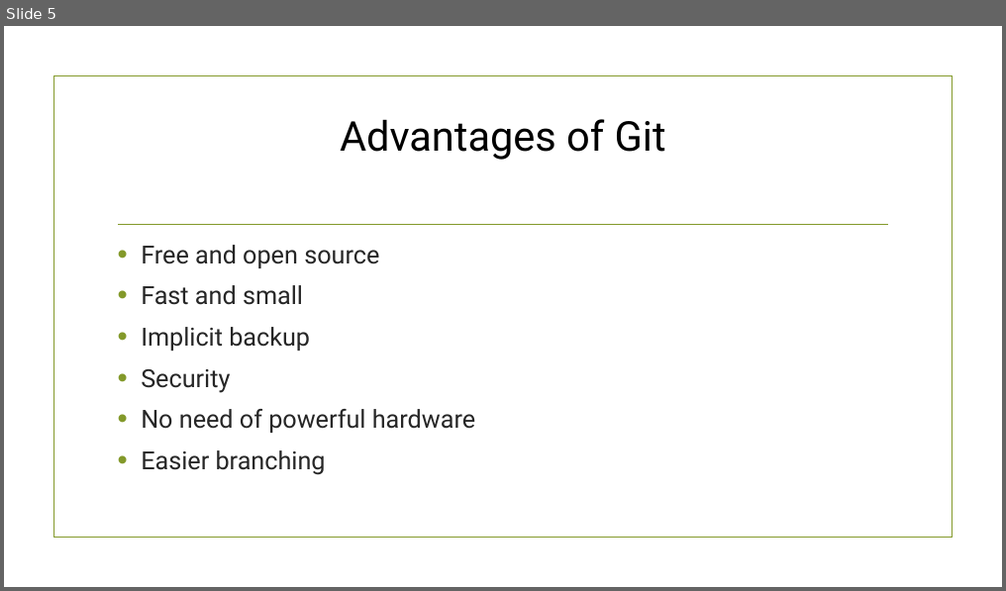
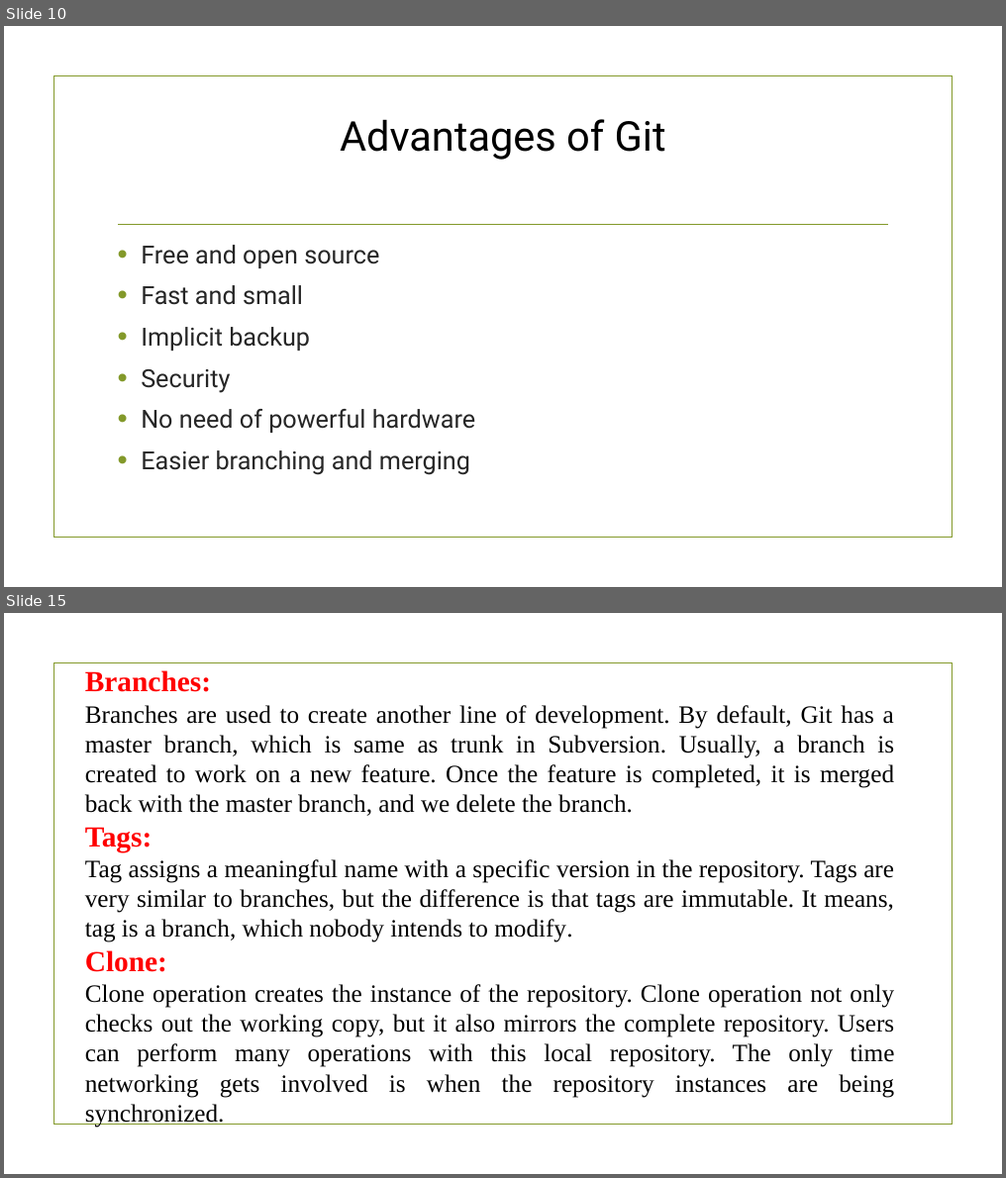
Before and after one commit to amishagupta-11/LearnGit, a slide deck: git.pptx. Shown one above the other, each under a label of ours: slide 5 before the commit, slides 10 and 15 after it; the slides between them are not shown. The pictures are 1006x591 and 1006x1178 pixels, drawn with LibreOffice and Linux fonts; fonts in the diff are those of the drawing; background and template pictures are left out. Boxes give left, top, right and bottom in pixels: in the first picture for what was removed or moved away, otherwise in the second. Text is boxed around its words. In the diff, an @@ line names an element or a change of style, - is before the commit and + after.

```diff
--- a/git.pptx
+++ b/git.pptx
@@ slide 15 added at (4, 613, 1002, 1174), background picture (left out); not listed: 1 template element that a slide beside it also shows @@
@@ text added at (85, 670, 895, 1128), 24 pt, text #000000 @@
+Branches:
+Branches are used to create another line of development. By default, Git has a master branch, which is same as trunk in Subversion. Usually, a branch is created to work on a new feature. Once the feature is completed, it is merged back with the master branch, and we delete the branch.
+Tags:
+Tag assigns a meaningful name with a specific version in the repository. Tags are very similar to branches, but the difference is that tags are immutable. It means, tag is a branch, which nobody intends to modify.
+Clone:
+Clone operation creates the instance of the repository. Clone operation not only checks out the working copy, but it also mirrors the complete repository. Users can perform many operations with this local repository. The only time networking gets involved is when the repository instances are being synchronized.
@@ what was slide 5 is now slide 10 @@
@@ slide 10 changed as well @@
@@ text at (141, 451, 470, 475): text changed @@
-• Easier branching
+• Easier branching and merging
```
Also in this commit, not shown: 6 other slides changed, 33 other slides added.
